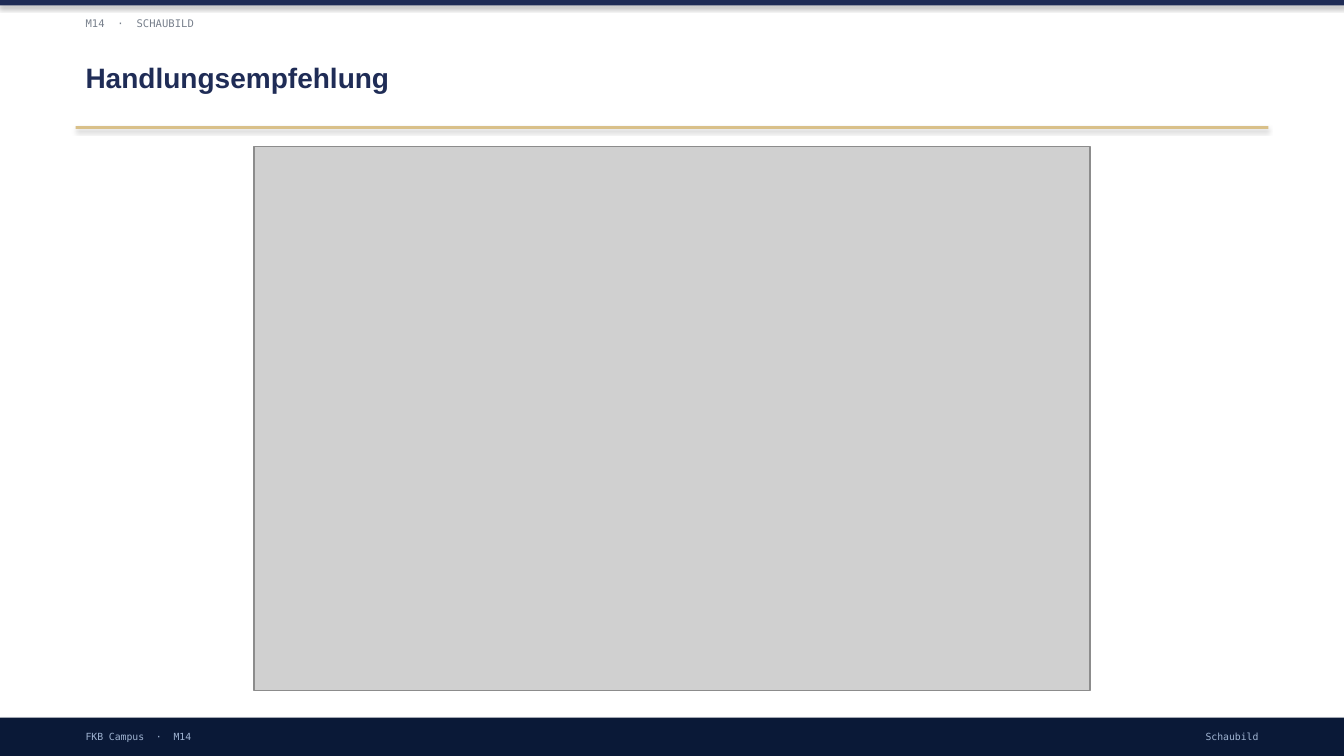
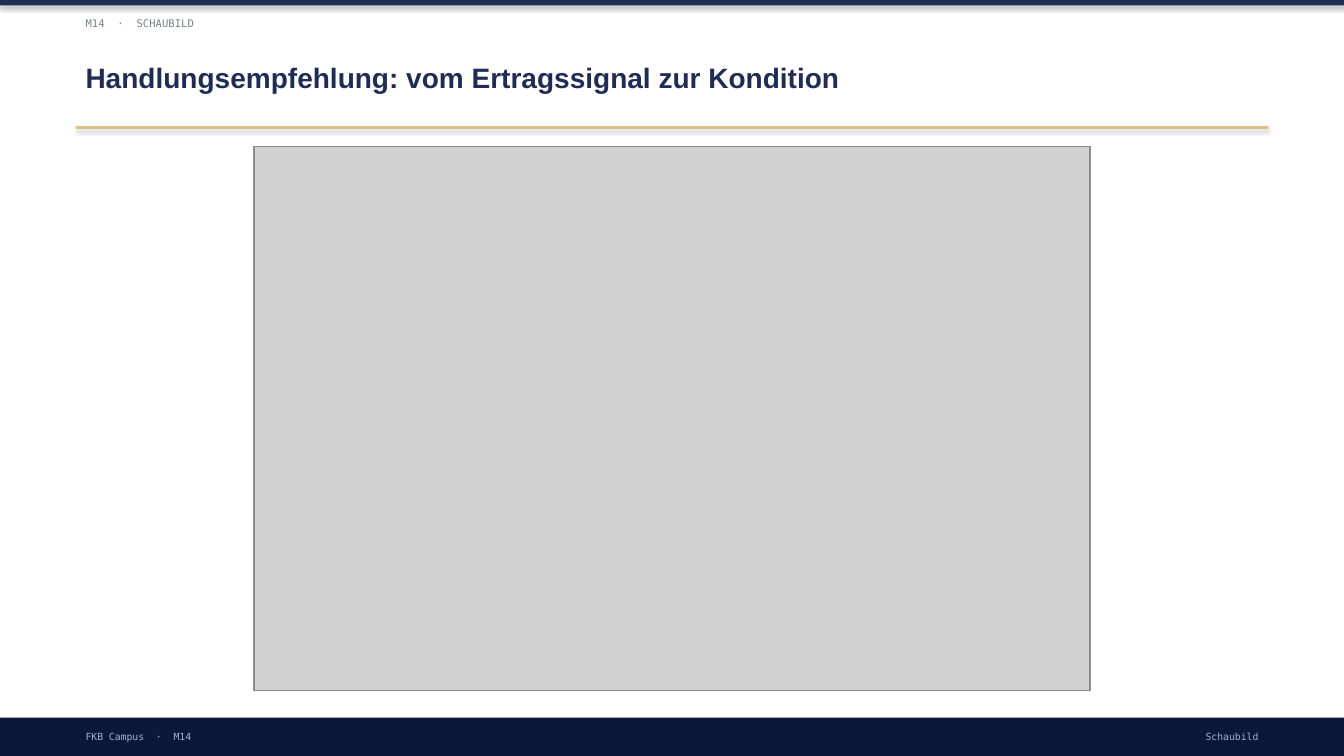
Before and after one commit to ck5rqc47pr-byte/firmenkundenakademie-online, a slide deck: slide 11 of protected-downloads/praesentation/M14.pptx (slide 13 before the commit). Drawn at 1344x756 pixels with LibreOffice and Linux fonts; fonts in the diff are those of the drawing; grey boxes stand for pictures. Boxes give left, top, right and bottom in pixels: in the first picture for what was removed or moved away, otherwise in the second. Text is boxed around its words. In the diff, an @@ line names an element or a change of style, - is before the commit and + after.

```diff
--- a/protected-downloads/praesentation/M14.pptx
+++ b/protected-downloads/praesentation/M14.pptx
@@ text at [86, 67, 839, 93]: text changed @@
-Handlungsempfehlung
+Handlungsempfehlung: vom Ertragssignal zur Kondition
```
Also in this commit, not shown: 5 other slides changed, 5 slides added, 6 slides removed, 1 other file.
